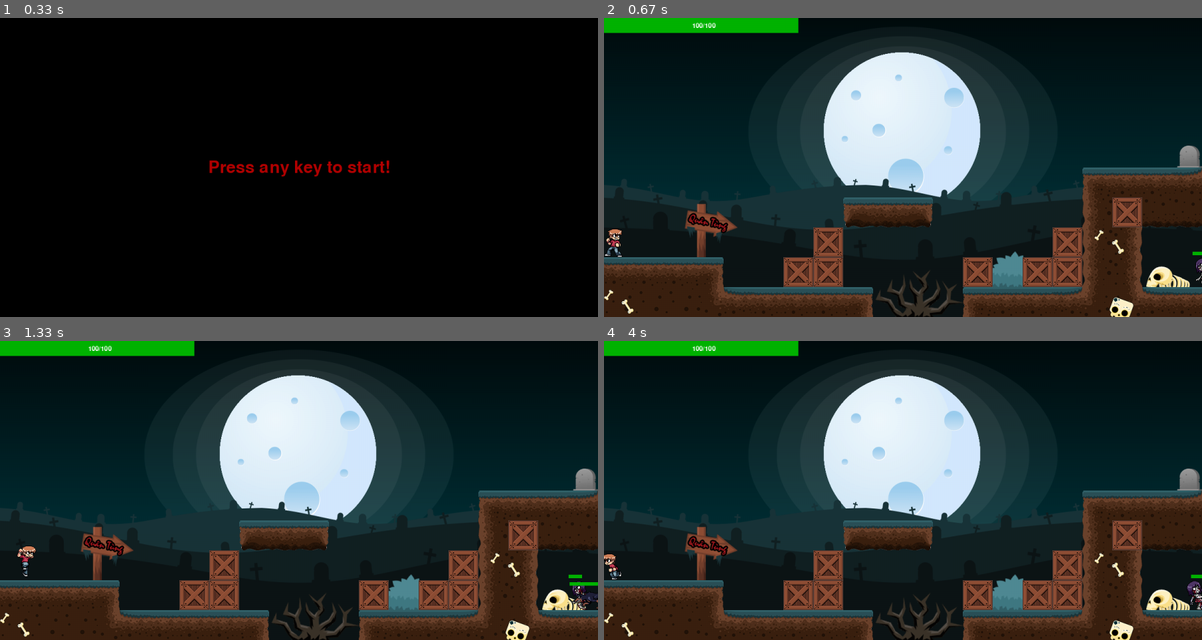
Above: before the commit, frames 1-4 (two rows, left to right).
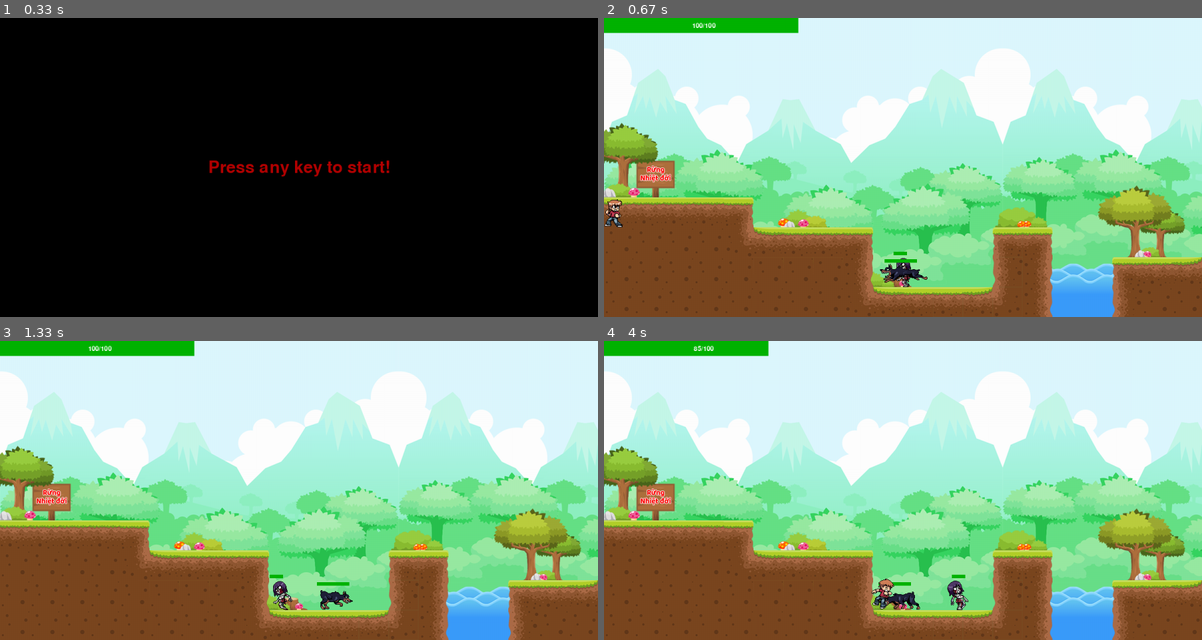
Above: after the commit, the same moments.

Repository: Tung-hehe/punch-pygame
Game: pygame game, started from game.py
Same seed, same stepped clock (60 frames per second), same inputs: the game is played once before the commit and once after it.
Inputs:
- Up to frame 1 (0.33 s): no input
- Up to frame 2 (0.67 s): hold D from 0.33 s (still down)
- Up to frame 3 (1.33 s): release D at 0.8 s; hold W 0.83-1.13 s; hold D from 1.17 s (still down)
- Up to frame 4 (4 s): release D at 1.63 s; hold A 1.67-2.2 s; hold A 2.23-2.63 s; hold W 2.67-3.03 s; hold W 3.07-3.7 s; hold A from 3.73 s (still down)

Frame 1 is identical in both runs. In frame 2, 93% of the frame differs, in the area x 0-100%, y 0-100%; in frame 3, 93%; in frame 4, 93%.

Commit message:
Update new map

Diff:
--- a/game.py
+++ b/game.py
@@ -1,4 +1,5 @@
 import pygame
+import sys
 import setting
 from player import Player
 import maps
@@ -24,7 +25,7 @@
         self.player.rect.y = 400
 
         # Create all the maps
-        self.map_list = [maps.Map_01(self.player)]
+        self.map_list = [maps.Map_02(self.player), maps.Map_01(self.player)]
 
         # Set the current map
         self.current_map_index = 0
@@ -66,7 +67,7 @@
             self.screen.blit(Text, TextRect)
             pygame.display.flip()
     def run(self):
-        """ This function is used to run game"""
+        """ This function is used to run game. """
         while self.running:
             self.clock.tick(setting.FPS)
             self.events()
@@ -80,6 +81,7 @@
             if event.type == pygame.QUIT:
                 self.running = False
                 pygame.quit()
+                sys.exit()
             if event.type == pygame.KEYDOWN:
                 # Moving left event
                 if event.key == pygame.K_a:
@@ -123,6 +125,15 @@
                 diff = self.player.rect.x - setting.WIDTH * 1 / 2 + 1
                 self.current_map.scroll_map(-diff)
                 self.player.rect.x = setting.WIDTH * 1 / 2 - 1
+        # Next map
+        if self.player.rect.left >= setting.WIDTH - self.player.rect.width:
+            if self.current_map_index < len(self.map_list) - 1:
+                if len(self.current_map.enemy_list) == 0:
+                    self.current_map_index += 1
+                    self.current_map = self.map_list[self.current_map_index]
+                    self.player.map = self.current_map
+                    self.player.rect.x = 0
+                    self.player.rect.y = 0
         if self.player.current_HP <= 0:
             self.running = False
 
--- a/image/Map_1/enemies.txt
+++ b/image/Map_1/enemies.txt
@@ -3,3 +3,14 @@
 Male_Zombie 2380 426
 Wolf 2315 435
 Female_Zombie 2400 420
+Female_Zombie 3780 481
+Male_Zombie 3790 486
+Wolf 5160 496
+Male_Zombie 5200 486
+Wolf 6850 435
+Female_Zombie 6870 420
+Male_Zombie 6900 426
+Male_Zombie 6830 426
+Wolf 7830 496
+Male_Zombie 7950 486
+Female_Zombie 9020 481
--- /dev/null
+++ b/image/Map_2/enemies.txt
@@ -0,0 +1,22 @@
+Female_Zombie 600 481
+Wolf 620 496
+Female_Zombie 1500 361
+Male_Zombie 1560 366
+Male_Zombie 1860 486
+Wolf 1870 496
+Male_Zombie 2760 426
+Female_Zombie 2780 421
+Wolf 2820 436
+Male_Zombie 3260 426
+Male_Zombie 4060 426
+Female_Zombie 4120 421
+Wolf 4120 436
+Female_Zombie 4580 421
+Wolf 4880 496
+Female_Zombie 4900 481
+Male_Zombie 5900 426
+Wolf 6400 496
+Female_Zombie 6450 481
+Male_Zombie 6520 486
+Female_Zombie 6930 421
+Wolf 7530 496
--- /dev/null
+++ b/image/Map_2/map.txt
@@ -0,0 +1,10 @@
+000000000000000000000000000000000000000000000000000000000000000000000000000000000000000000000000000000000000000000000000000000000000000000000000000000000000
+000000000000000000000000000000000000000000000000000000000000000000000000000000000000000000000000000000000000000000000000000000000000000000000000000000000000
+000000000000000000000000000000000000000000000000000000000000000000000000000000000000000000000000000000000000000000000000000000000000000000000000000000000000
+000000000000000000000000000000000000000000000000000000000000000000000000000000000000000000000000000000000000000000000000000000000000000000000000000000000000
+000000000000000000000000000000000000000000000000000000000000000000000000000000000000000000000000000000000011100000000000000000000000000000000000000000000000
+000000000000000000000000000111100000000000000000000000000000000000000000000000001111110000000000000000000011101100000000000000000000000011111000000000000000
+111110000000000000001100000111110000000000000000001111100000000000111000000000001111111000000011111000000100001110000001111000000000000111111000000000000000
+111111111000011000001111111000000011111111100000001111100000001111111000001100010000000001111111111000011100000000100001111000001100001100000000111110000000
+111111111000011001111111111000000011111111111111111111111111111111111111111111110000000001111111111111111100000000111111111100001100111110000000111110000000
+111111111111111001111111111111111111111111111111111111111111111111111111111111111111111111111111111111111111111111111111111111111100111110011111111111111111
--- a/items.py
+++ b/items.py
@@ -9,7 +9,6 @@
 
     image = None
     rect = None
-    mask = None
     frame = 0
 
     def __init__(self):
@@ -31,7 +30,6 @@
         self.rect = self.image.get_rect()
         self.rect.x = x
         self.rect.y = y
-        self.mask = pygame.mask.from_surface(self.image)
 
     def update(self):
         """ This function used to update image of item. """
--- a/maps.py
+++ b/maps.py
@@ -99,7 +99,6 @@
 
 class Map_01(Map):
     """ Create map 1. """
-
     def __init__(self, player):
         # Call the parent constructor
         Map.__init__(self, player)
@@ -122,8 +121,26 @@
                 self.enemy_list.add(monsters.Female_Zombie(int(enemy[1]), int(enemy[2])))
             else:
                 self.enemy_list.add(monsters.Male_Zombie(int(enemy[1]), int(enemy[2])))
+class Map_02(Map):
+    " Create map 2. "
+    def __init__(self, player):
+        # Call the parent constructor
+        Map.__init__(self, player)
 
-        # self.enemy_list.add(monsters.Wolf(1320, 498))
-        # self.enemy_list.add(monsters.Female_Zombie(1200, 482))
-        # self.enemy_list.add(monsters.Male_Zombie(2380, 426))
-        # self.enemy_list.add(monsters.Female_Zombie(2400, 426))
+        self.background = pygame.image.load('image/Map_2/map.png').convert()
+        self.ground = pygame.image.load('image/Map_2/map.png').convert_alpha()
+        tiles = load_ground('image/Map_2/map.txt')
+        self.map_limit = setting.TILE_SIZE * len(tiles[0])
+        for x in range(len(tiles)):
+            for y in range(len(tiles[0])):
+                if tiles[x][y] != '0':
+                    tile = platforms.Platform(y * setting.TILE_SIZE, x * setting.TILE_SIZE)
+                    self.platform_list.add(tile)
+        enemies = load_enemies('image/Map_2/enemies.txt')
+        for enemy in enemies:
+            if enemy[0] == 'Wolf':
+                self.enemy_list.add(monsters.Wolf(int(enemy[1]), int(enemy[2])))
+            elif enemy[0] == 'Female_Zombie':
+                self.enemy_list.add(monsters.Female_Zombie(int(enemy[1]), int(enemy[2])))
+            else:
+                self.enemy_list.add(monsters.Male_Zombie(int(enemy[1]), int(enemy[2])))
--- a/monsters.py
+++ b/monsters.py
@@ -146,7 +146,7 @@
 
 class Wolf(Monster):
     """ Create Wolf"""
-    def __init__(self, x, y):
+    def __init__(self,x, y):
         super().__init__(True, 3)
         """ Load all images of Wolf"""
         self.stand_r = sprites.load_sprite('image/Monster/Wolf/stand/', 4)
Binary file removed: image/Map_2/BG.png
Binary file removed: image/Map_2/Objects/Bush (1).png
Binary file removed: image/Map_2/Objects/Bush (2).png
Binary file removed: image/Map_2/Objects/Cactus (1).png
Binary file removed: image/Map_2/Objects/Cactus (2).png
Binary file removed: image/Map_2/Objects/Cactus (3).png
Binary file removed: image/Map_2/Objects/Crate.png
Binary file removed: image/Map_2/Objects/Grass (1).png
Binary file removed: image/Map_2/Objects/Grass (2).png
Binary file removed: image/Map_2/Objects/Sign.png
Binary file removed: image/Map_2/Objects/SignArrow.png
Binary file removed: image/Map_2/Objects/Skeleton.png
(and 20 more such lines)
